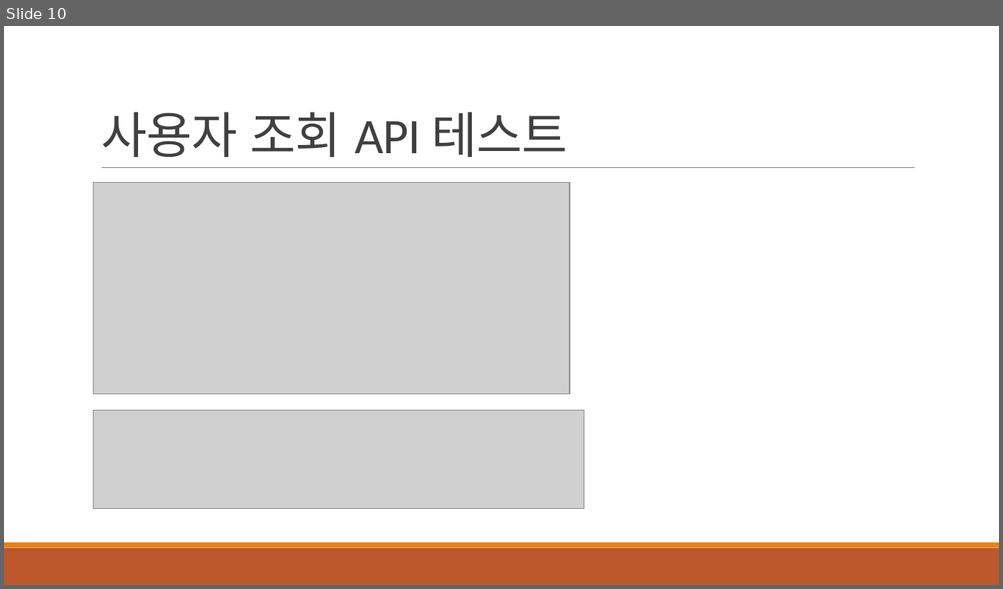
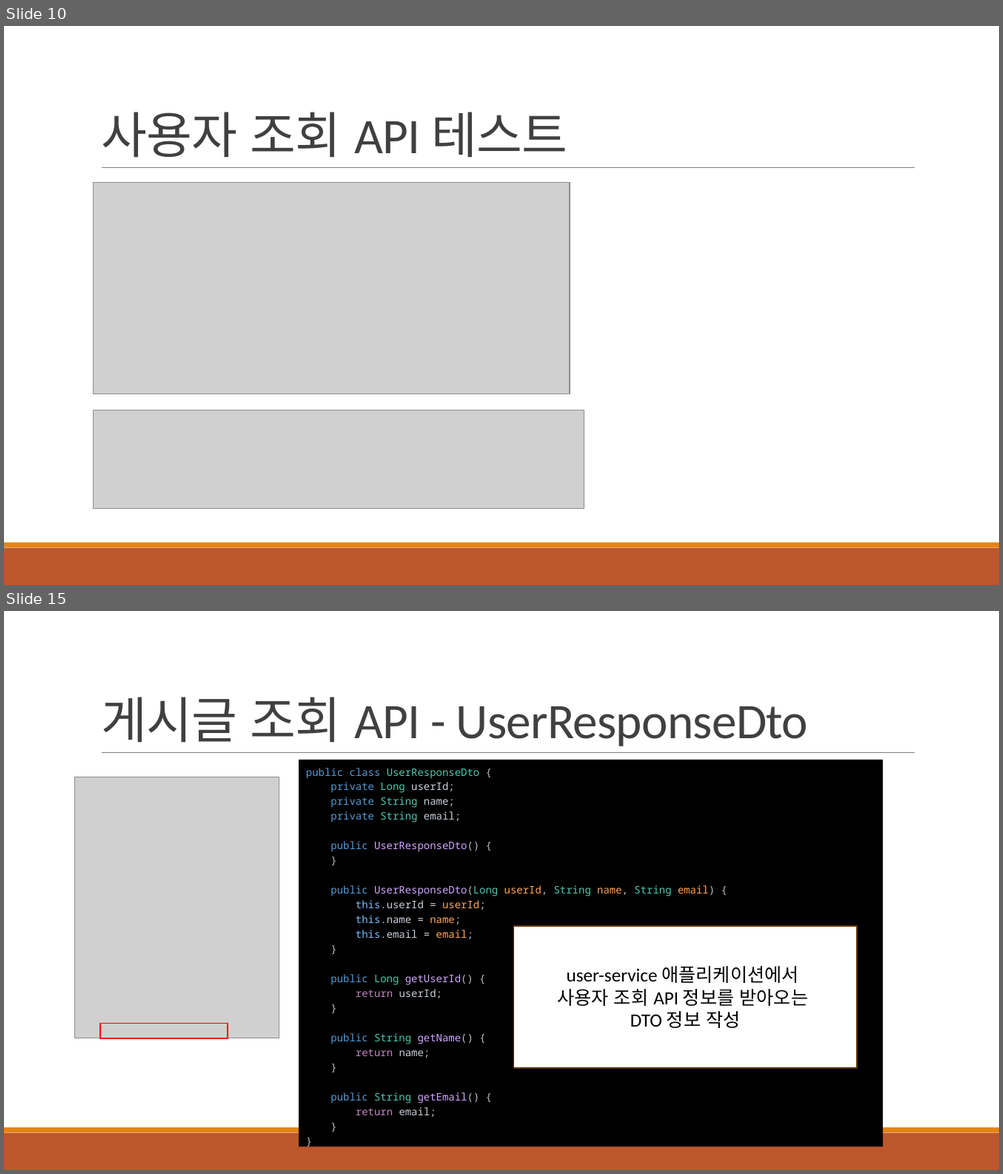
Before and after one commit to khb3025/study-msa, a slide deck: msa-ppt/3.데이터 조회 API 구현.pptx. Shown one above the other, each under a label of ours: slide 10 before the commit, slides 10 and 15 after it; the slides between them are not shown. The pictures are 1003x589 and 1003x1174 pixels, drawn with LibreOffice and Linux fonts; fonts in the diff are those of the drawing; grey boxes stand for pictures. Boxes give left, top, right and bottom in pixels: in the first picture for what was removed or moved away, otherwise in the second. Text is boxed around its words. In the diff, an @@ line names an element or a change of style, - is before the commit and + after.

Commit message:
feat : [MSA] 게시글 Service -> 사용자 Service API 통신 기능 작성

```diff
--- a/msa-ppt/3.데이터 조회 API 구현.pptx
+++ b/msa-ppt/3.데이터 조회 API 구현.pptx
@@ slide 15 added at box(4, 611, 999, 1170), background #FFFFFF; not listed: 3 template elements that a slide beside it also shows @@
@@ title added at box(101, 697, 808, 746), 48 pt, text #404040 @@
+게시글 조회 API - UserResponseDto
@@ rectangle added at box(299, 760, 883, 1147), fill #000000, 10 pt, text #4EC9B0 @@
+public class UserResponseDto {
+private Long userId;
+private String name;
+private String email;
+public UserResponseDto() {
+}
+public UserResponseDto(Long userId, String name, String email) {
+this.userId = userId;
+this.name = name;
+this.email = email;
+}
+public Long getUserId() {
+return userId;
+}
+public String getName() {
+return name;
+}
+public String getEmail() {
+return email;
+}
+}
@@ picture added at box(75, 777, 279, 1039) @@
@@ rectangle added at box(514, 926, 856, 1068), fill #FFFFFF, outline #643908 1.25 pt, 18 pt, text #000000 @@
+user-service 애플리케이션에서
+사용자 조회 API 정보를 받아오는
+DTO 정보 작성
@@ rectangle added at box(100, 1024, 227, 1039), outline #FF0000 1.25 pt @@
```
Also in this commit, not shown: 8 other slides added, 8 other files.
